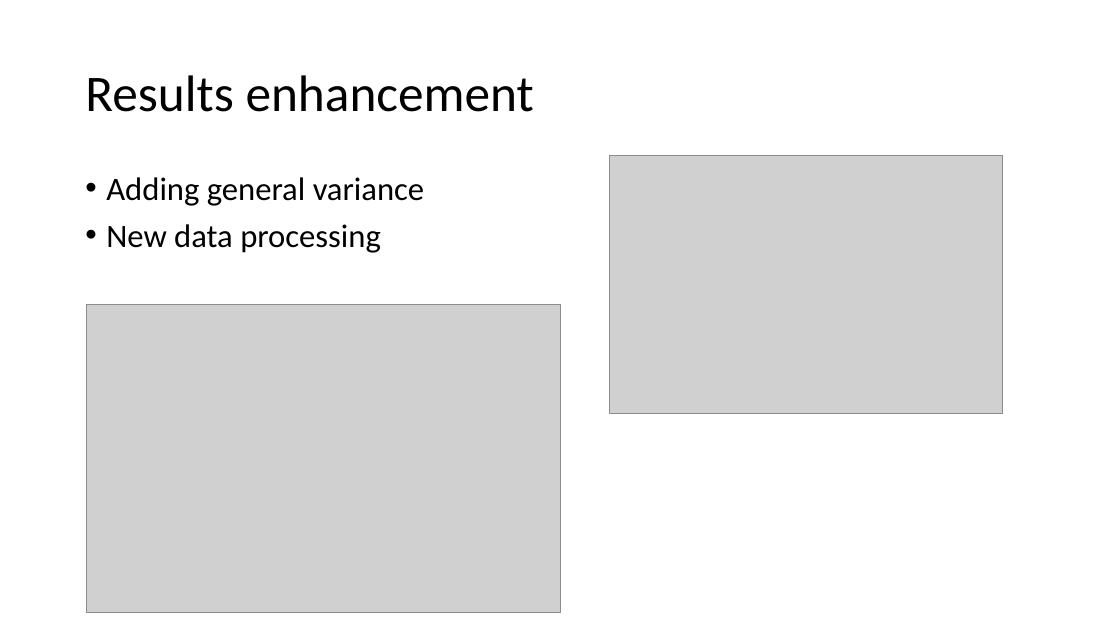
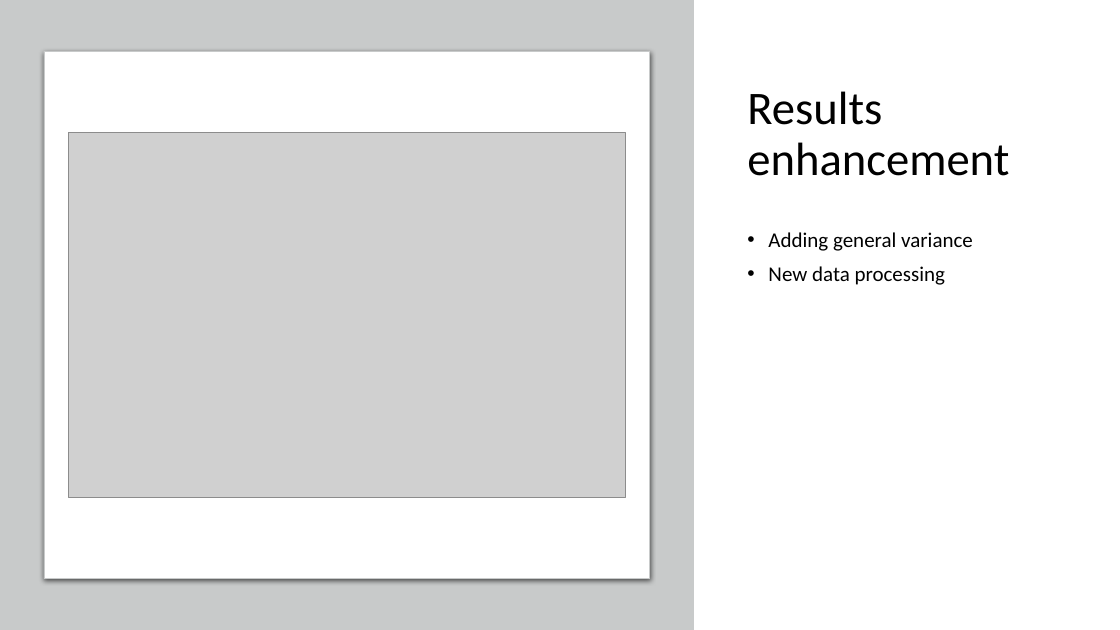
Before and after one commit to Areag0d/Projet-Prog-TRIDEL, a slide deck: slide 10 of Prog presentation.pptx (slide 9 before the commit). Drawn at 1120x630 pixels with LibreOffice and Linux fonts; fonts in the diff are those of the drawing; grey boxes stand for pictures. Boxes give left, top, right and bottom in pixels: in the first picture for what was removed or moved away, otherwise in the second. Text is boxed around its words. In the diff, an @@ line names an element or a change of style, - is before the commit and + after.

```diff
--- a/Prog presentation.pptx
+++ b/Prog presentation.pptx
@@ rectangle added at <box>0,0,694,630</box>, fill #C8CACA @@
@@ rounded rectangle added at <box>44,51,649,579</box>, fill #FFFFFF, outline #C8CACA 0.75 pt @@
@@ title "Results enhancement": place and size @@
-title "Results enhancement" at <box>85,75,534,112</box>
+title "Results enhancement" at <box>747,91,1009,176</box>
@@ title "Results enhancement" at <box>747,91,1009,176</box>: size 44 to 40 pt @@
@@ picture: place and size @@
-picture at <box>609,155,1003,413</box>
+picture at <box>68,133,625,497</box>
@@ text "Adding general variance": place and size @@
-text "Adding general variance" at <box>106,177,424,253</box>
+text "Adding general variance" at <box>768,232,973,285</box>
@@ text "Adding general variance" at <box>768,232,973,285</box>: size 28 to 18 pt @@
@@ picture removed at <box>87,305,560,613</box> @@
```
Also in this commit, not shown: 1 other slide changed, 3 slides added, 2 slides removed, 4 other files.
